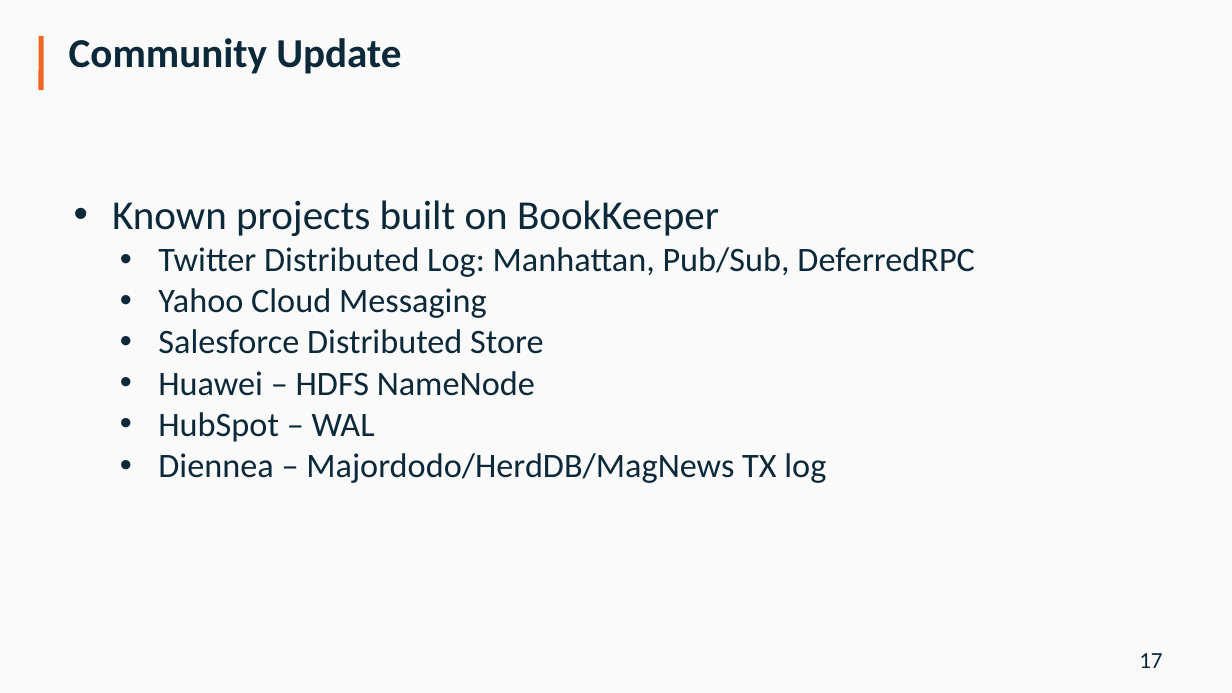
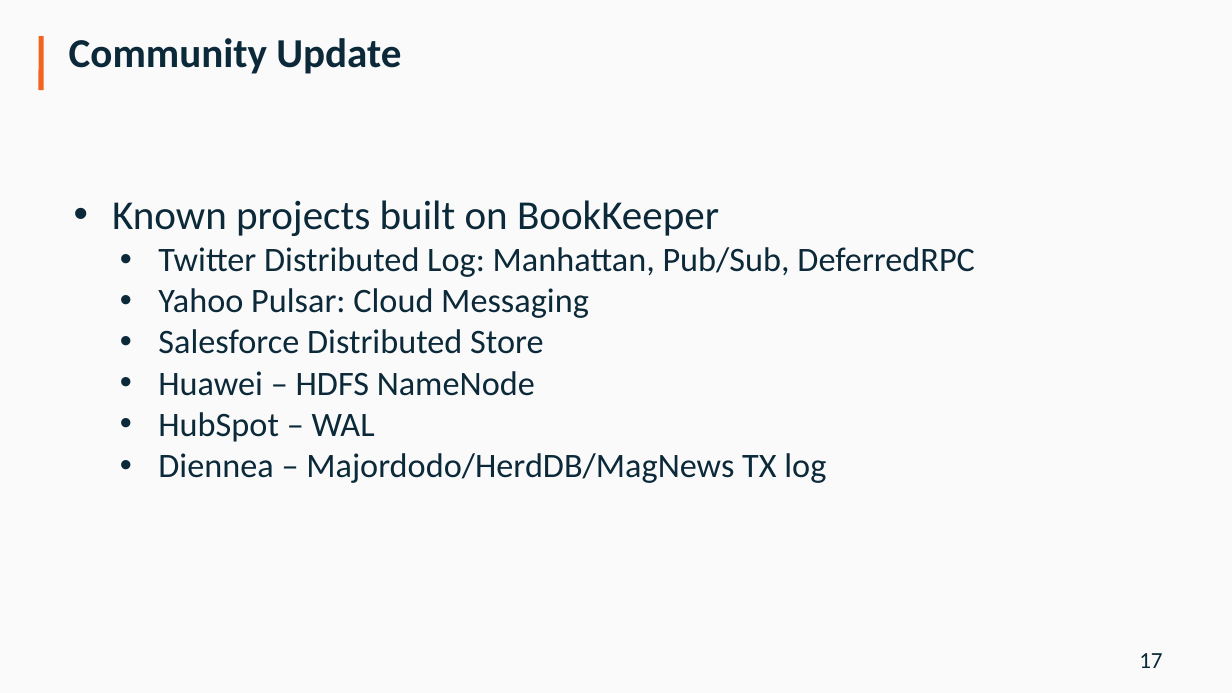
Before and after one commit to diennea/majordodo, a slide deck: slide 17 of docs/Diennea_Olivelli_ApacheCon16.pptx. Drawn at 1232x693 pixels with LibreOffice and Linux fonts; fonts in the diff are those of the drawing; background and template pictures are left out. Boxes give left, top, right and bottom in pixels: in the first picture for what was removed or moved away, otherwise in the second. Text is boxed around its words. In the diff, an @@ line names an element or a change of style, - is before the commit and + after.

```diff
--- a/docs/Diennea_Olivelli_ApacheCon16.pptx
+++ b/docs/Diennea_Olivelli_ApacheCon16.pptx
@@ text at (158,288,589,318): text changed @@
-  • Yahoo Cloud Messaging
+  • Yahoo Pulsar: Cloud Messaging
```
Also in this commit, not shown: 1 other slide changed.
